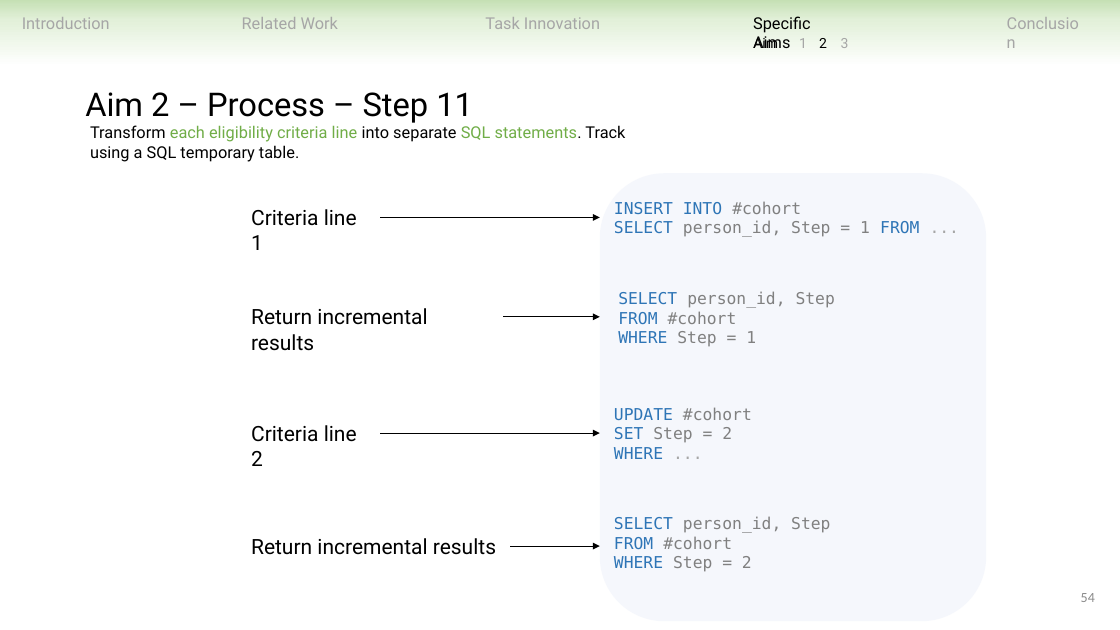
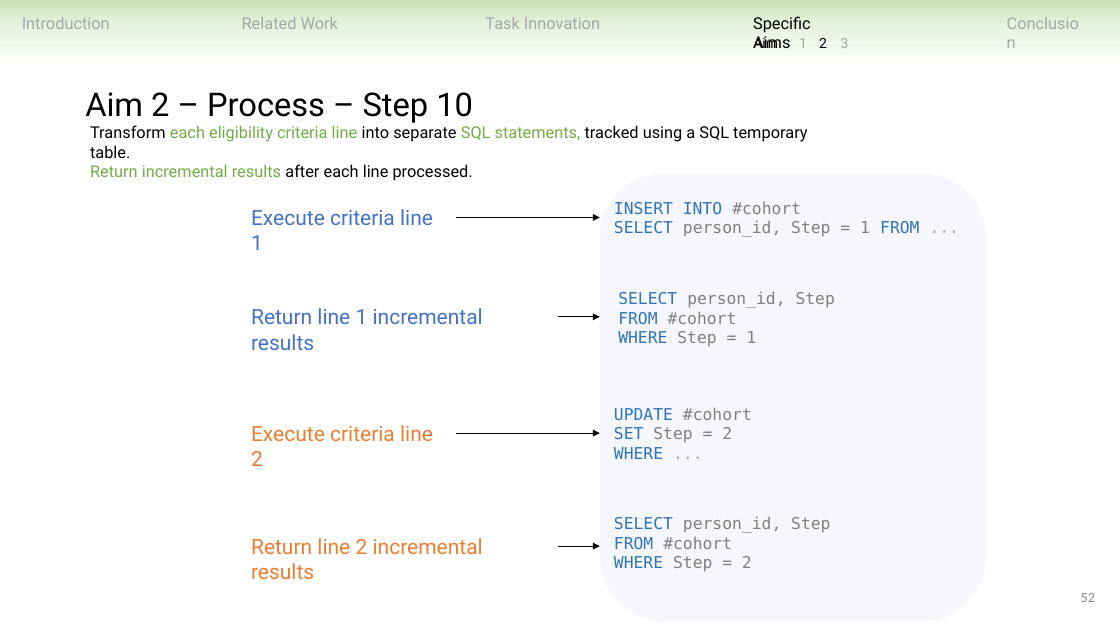
Before and after one commit to ndobb/dissertation, a slide deck: slide 52 of 4_general_exam/presentation/nic_dobbins_general_exam.pptx (slide 54 before the commit). Drawn at 1120x630 pixels with LibreOffice and Linux fonts; fonts in the diff are those of the drawing. Boxes give left, top, right and bottom in pixels: in the first picture for what was removed or moved away, otherwise in the second. Text is boxed around its words. In the diff, an @@ line names an element or a change of style, - is before the commit and + after.

```diff
--- a/4_general_exam/presentation/nic_dobbins_general_exam.pptx
+++ b/4_general_exam/presentation/nic_dobbins_general_exam.pptx
@@ text at <box>85,92,473,123</box>: text changed @@
-Aim 2 – Process – Step 11
+Aim 2 – Process – Step 10
@@ text at <box>90,125,807,181</box>: text changed @@
-Transform each eligibility criteria line into separate SQL statements. Track using a SQL temporary table.
+Transform each eligibility criteria line into separate SQL statements, tracked using a SQL temporary table.
+Return incremental results after each line processed.
@@ text at <box>251,209,433,250</box>: text changed; text colour #000000 to #4472C4 @@
-Criteria line 1
+Execute criteria line 1
@@ arrow moved from (381, 218) - (600, 218) to (456, 218) - (600, 218) @@
@@ text at <box>251,308,483,350</box>: text changed; text colour #000000 to #4472C4 @@
-Return incremental results
+Return line 1 incremental results
@@ arrow moved from (503, 317) - (600, 317) to (558, 317) - (600, 317) @@
@@ text at <box>251,425,433,466</box>: text changed; text colour #000000 to #ED7D31 @@
-Criteria line 2
+Execute criteria line 2
@@ arrow moved from (381, 434) - (600, 434) to (456, 434) - (600, 434) @@
@@ text at <box>251,538,483,579</box>: text changed; text colour #000000 to #ED7D31 @@
-Return incremental results
+Return line 2 incremental results
@@ arrow moved from (511, 546) - (600, 546) to (558, 546) - (600, 546) @@
@@ page number at <box>1081,593,1095,602</box>: text changed @@
-54
+52
```
Also in this commit, not shown: 49 other slides changed, 2 slides added, 4 slides removed.
